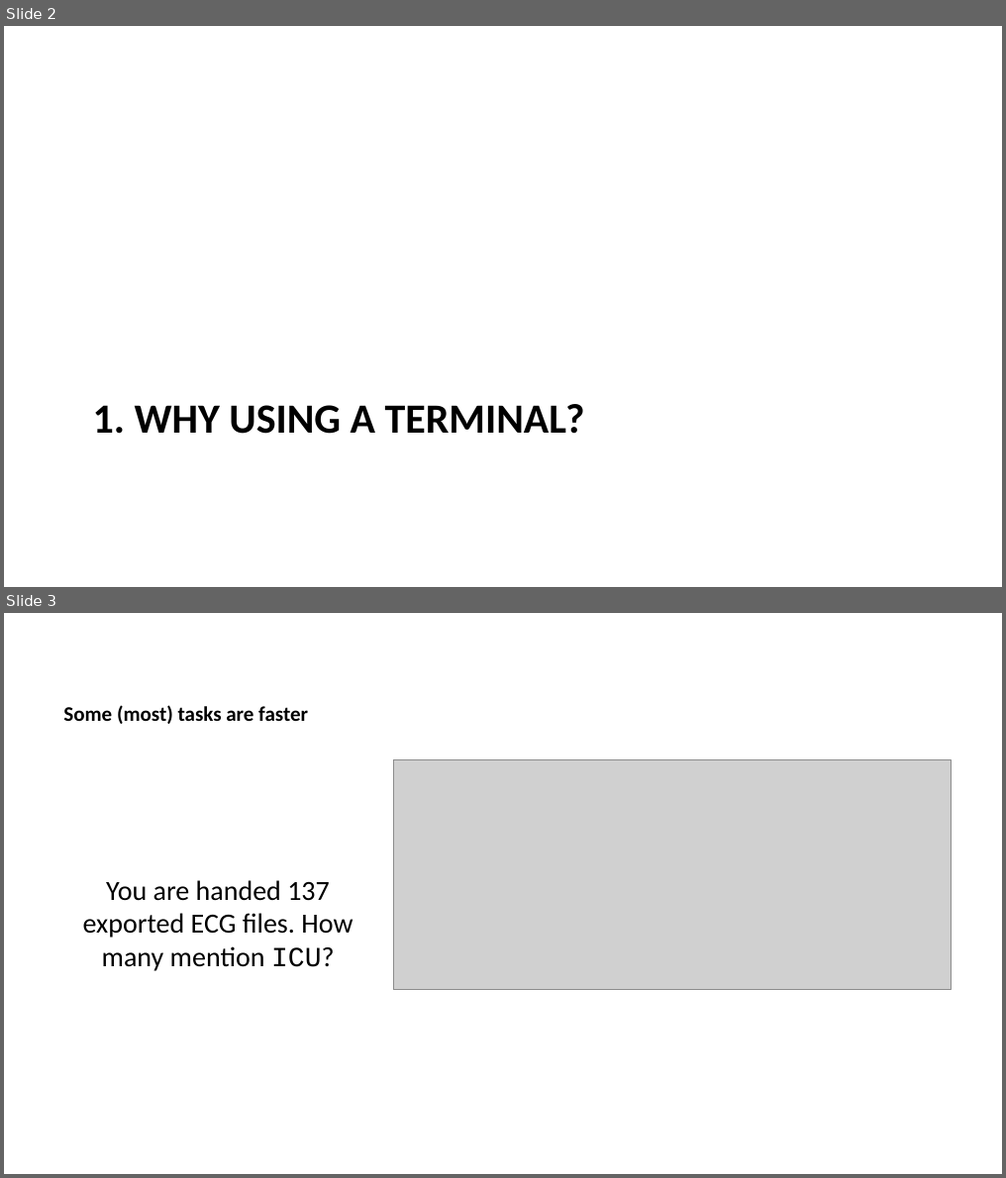
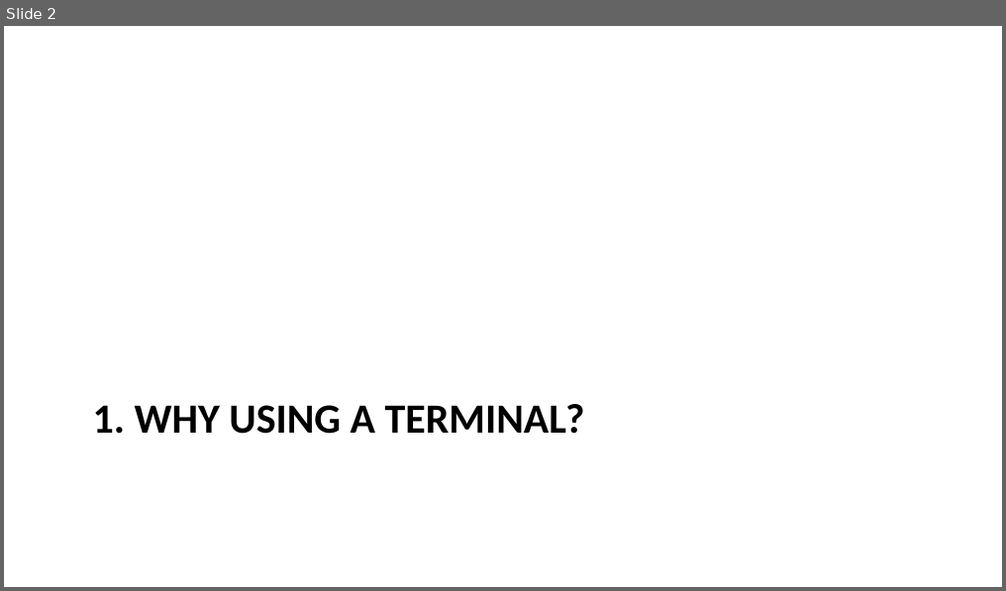
Before and after one commit to MICS-Lab/MS_SanteNum2026, a slide deck: Programming01/Session01/slides.pptx. Shown one above the other, each under a label of ours: slides 2 and 3 before the commit, slide 2 after it. The pictures are 1006x1178 and 1006x591 pixels, drawn with LibreOffice and Linux fonts; fonts in the diff are those of the drawing; grey boxes stand for pictures. Boxes give left, top, right and bottom in pixels: in the first picture for what was removed or moved away, otherwise in the second. Text is boxed around its words. In the diff, an @@ line names an element or a change of style, - is before the commit and + after.

```diff
--- a/Programming01/Session01/slides.pptx
+++ b/Programming01/Session01/slides.pptx
@@ slide 3 removed at (x1=4, y1=613, x2=1002, y2=1174), background #FFFFFF @@
@@ title removed at (x1=63, y1=705, x2=308, y2=724) @@
-Some (most) tasks are faster
@@ picture removed at (x1=393, y1=760, x2=950, y2=990) @@
@@ text removed at (x1=83, y1=880, x2=352, y2=971) @@
-You are handed 137 exported ECG files. How many mention ICU?
```
Also in this commit, not shown: 1 slide changed, 1 slide added, 7 other slides removed, 1 other file.
